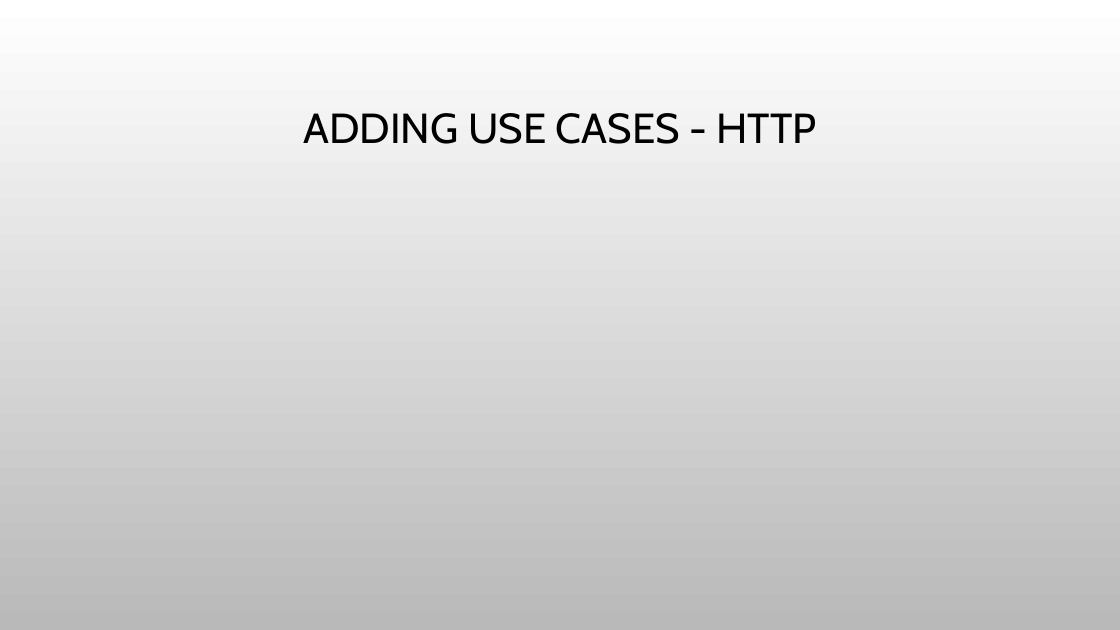
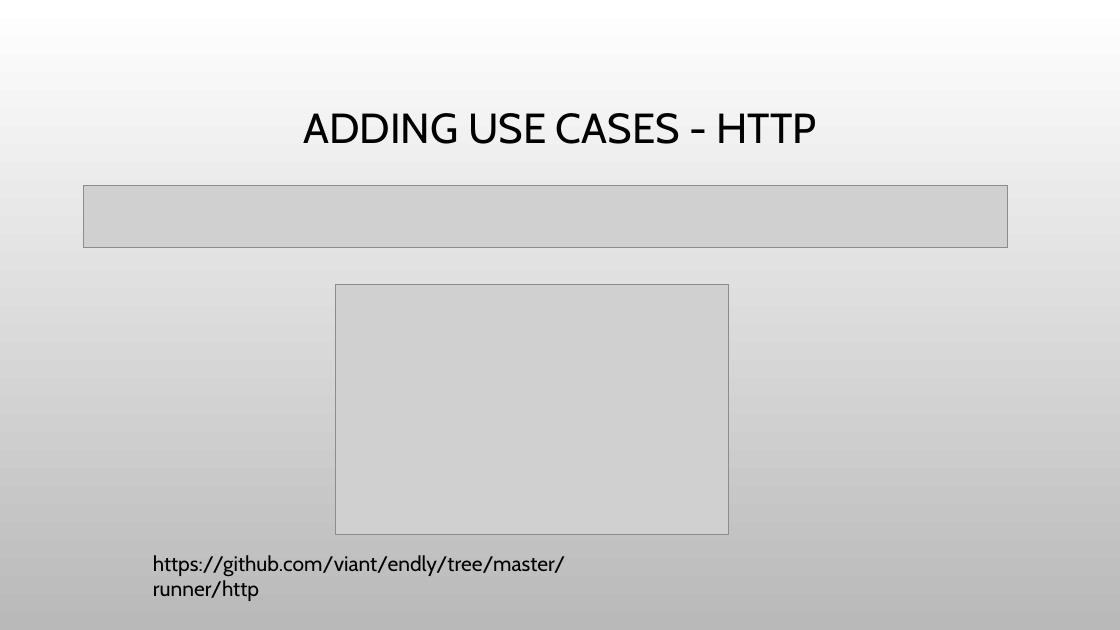
Before and after one commit to adrianwit/golang-e2e-testing, a slide deck: slide 26 of golang-e2e.pptx (slide 24 before the commit). Drawn at 1120x630 pixels with LibreOffice and Linux fonts; fonts in the diff are those of the drawing; grey boxes stand for pictures; background and template pictures are left out. Boxes give left, top, right and bottom in pixels: in the first picture for what was removed or moved away, otherwise in the second. Text is boxed around its words. In the diff, an @@ line names an element or a change of style, - is before the commit and + after.

```diff
--- a/golang-e2e.pptx
+++ b/golang-e2e.pptx
@@ picture added at box(84, 186, 1008, 248) @@
@@ picture added at box(335, 285, 728, 535) @@
@@ text added at box(153, 555, 565, 601), 18 pt, text #000000 @@
+https://github.com/viant/endly/tree/master/runner/http
```
Also in this commit, not shown: 8 other slides changed, 3 slides added, 1 slide removed, 1 other file.
